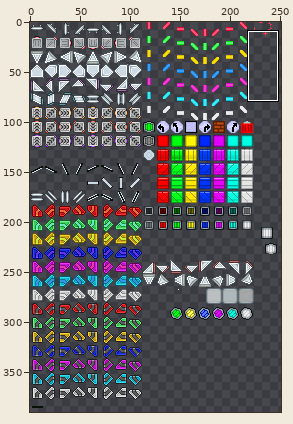
A sprite sheet gets an edit: data/tiles.png. The first picture is a wide view before the edit; the outline marks the close-up.
Close-up. Before the edit:
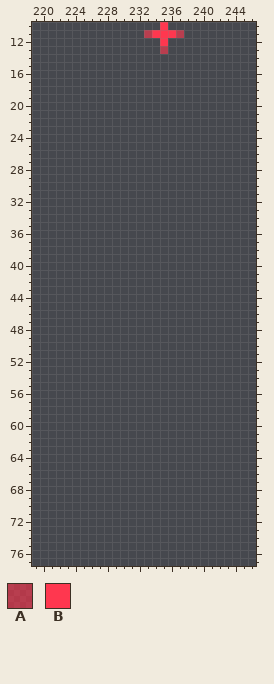
The file is 252x406 pixels. Pixels under 10% opacity are left out. Colours within 5 levels of each other are drawn and written as one. Shown: x 219..246, y 10..77. The wide view leaves out empty margins. The commit also changed other parts of the picture, which this record leaves out.
Palette (. is transparent): A #ff374f9d  B #ff374f
Pixels before, first column x 233:
10 ..B..
11 ABBBA
12 ..B..
13 ..A..
The same view after the edit:
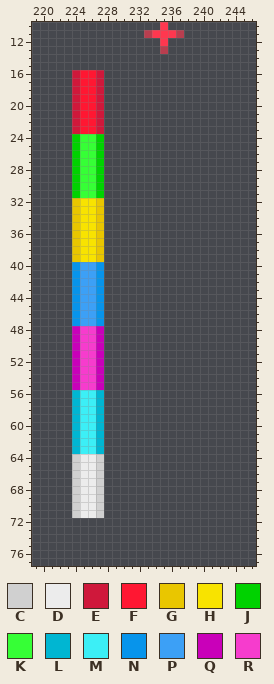
Colours new in this view: C #d0d0d0  D #ececec  E #cf183b  F #ff1732  G #e9c600  H #f8e300  J #00d200  K #36ff36  L #00b6d2  M #3ceff6  N #0794eb  P #3ca0f6  Q #c900b9  R #f63ccd
The edit:
{"y":16,"x":224,"old":"....","new":"EFFE"}
{"y":17,"x":224,"old":"....","new":"EFFE"}
{"y":18,"x":224,"old":"....","new":"EFFE"}
{"y":19,"x":224,"old":"....","new":"EFFE"}
{"y":20,"x":224,"old":"....","new":"EFFE"}
{"y":21,"x":224,"old":"....","new":"EFFE"}
{"y":22,"x":224,"old":"....","new":"EFFE"}
{"y":23,"x":224,"old":"....","new":"EFFE"}
{"y":24,"x":224,"old":"....","new":"JKKJ"}
{"y":25,"x":224,"old":"....","new":"JKKJ"}
{"y":26,"x":224,"old":"....","new":"JKKJ"}
{"y":27,"x":224,"old":"....","new":"JKKJ"}
{"y":28,"x":224,"old":"....","new":"JKKJ"}
{"y":29,"x":224,"old":"....","new":"JKKJ"}
{"y":30,"x":224,"old":"....","new":"JKKJ"}
{"y":31,"x":224,"old":"....","new":"JKKJ"}
{"y":32,"x":224,"old":"....","new":"GHHG"}
{"y":33,"x":224,"old":"....","new":"GHHG"}
{"y":34,"x":224,"old":"....","new":"GHHG"}
{"y":35,"x":224,"old":"....","new":"GHHG"}
{"y":36,"x":224,"old":"....","new":"GHHG"}
{"y":37,"x":224,"old":"....","new":"GHHG"}
{"y":38,"x":224,"old":"....","new":"GHHG"}
{"y":39,"x":224,"old":"....","new":"GHHG"}
{"y":40,"x":224,"old":"....","new":"NPPN"}
{"y":41,"x":224,"old":"....","new":"NPPN"}
{"y":42,"x":224,"old":"....","new":"NPPN"}
{"y":43,"x":224,"old":"....","new":"NPPN"}
{"y":44,"x":224,"old":"....","new":"NPPN"}
{"y":45,"x":224,"old":"....","new":"NPPN"}
{"y":46,"x":224,"old":"....","new":"NPPN"}
{"y":47,"x":224,"old":"....","new":"NPPN"}
{"y":48,"x":224,"old":"....","new":"QRRQ"}
{"y":49,"x":224,"old":"....","new":"QRRQ"}
{"y":50,"x":224,"old":"....","new":"QRRQ"}
{"y":51,"x":224,"old":"....","new":"QRRQ"}
{"y":52,"x":224,"old":"....","new":"QRRQ"}
{"y":53,"x":224,"old":"....","new":"QRRQ"}
{"y":54,"x":224,"old":"....","new":"QRRQ"}
{"y":55,"x":224,"old":"....","new":"QRRQ"}
{"y":56,"x":224,"old":"....","new":"LMML"}
{"y":57,"x":224,"old":"....","new":"LMML"}
{"y":58,"x":224,"old":"....","new":"LMML"}
{"y":59,"x":224,"old":"....","new":"LMML"}
{"y":60,"x":224,"old":"....","new":"LMML"}
{"y":61,"x":224,"old":"....","new":"LMML"}
{"y":62,"x":224,"old":"....","new":"LMML"}
{"y":63,"x":224,"old":"....","new":"LMML"}
{"y":64,"x":224,"old":"....","new":"CDDC"}
{"y":65,"x":224,"old":"....","new":"CDDC"}
{"y":66,"x":224,"old":"....","new":"CDDC"}
{"y":67,"x":224,"old":"....","new":"CDDC"}
{"y":68,"x":224,"old":"....","new":"CDDC"}
{"y":69,"x":224,"old":"....","new":"CDDC"}
{"y":70,"x":224,"old":"....","new":"CDDC"}
{"y":71,"x":224,"old":"....","new":"CDDC"}
{"label":"added","picture_box":[72,70,104,518]}
